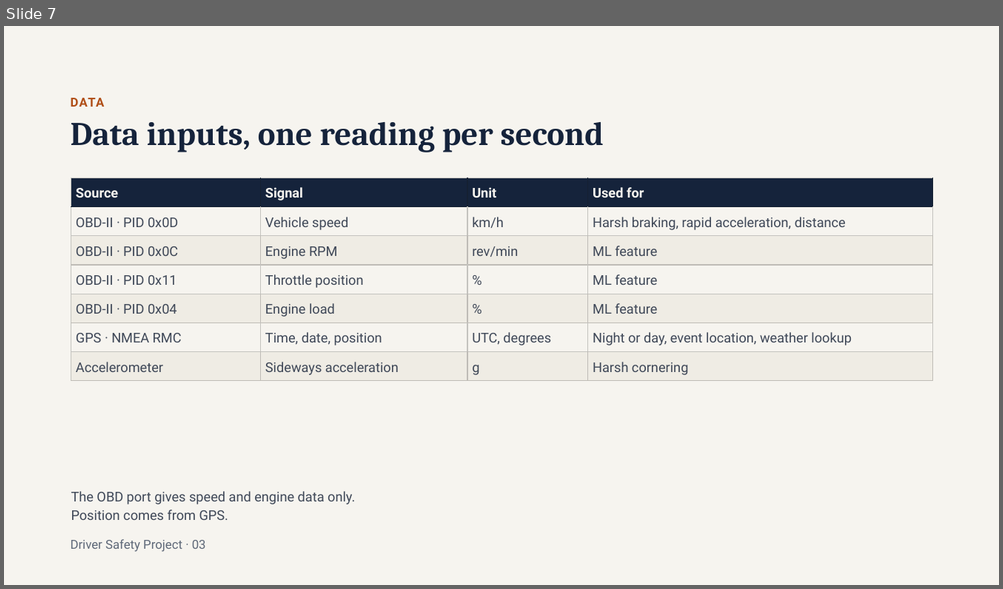
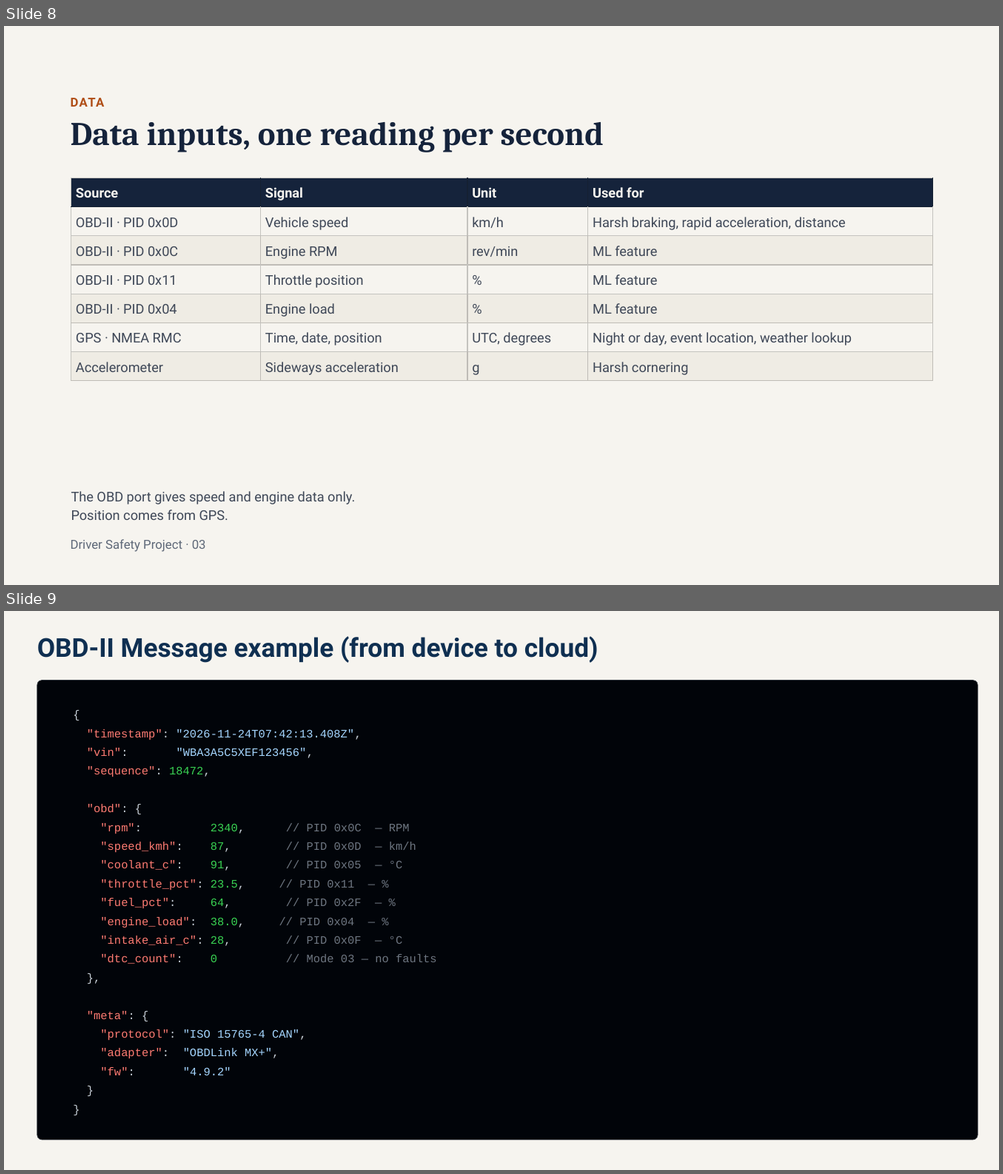
Before and after one commit to Osama-Gamil/Driver-Behaviour-PR, a slide deck: presentation/Driver_Safety_Project_organized.pptx. Shown one above the other, each under a label of ours: slide 7 before the commit, slides 8 and 9 after it. The pictures are 1003x589 and 1003x1174 pixels, drawn with LibreOffice and Linux fonts; fonts in the diff are those of the drawing. Boxes give left, top, right and bottom in pixels: in the first picture for what was removed or moved away, otherwise in the second. Text is boxed around its words. In the diff, an @@ line names an element or a change of style, - is before the commit and + after.

```diff
--- a/presentation/Driver_Safety_Project_organized.pptx
+++ b/presentation/Driver_Safety_Project_organized.pptx
@@ slide 9 added at (4,611,999,1170), background #F6F4EF @@
@@ title added at (37,636,598,663), 25.2 pt, text #102F51, bold @@
+OBD-II Message example (from device to cloud)
@@ rounded rectangle added at (37,681,977,1140), fill #010409, outline #30363D 0.5 pt @@
@@ text added at (87,729,437,1076), 11 pt, text #FF7B72 @@
+{
+"timestamp": "2026-11-24T07:42:13.408Z",
+"vin": "WBA3A5C5XEF123456",
+"sequence": 18472,
+"obd": {
+"rpm": 2340, // PID 0x0C — RPM
+"speed_kmh": 87, // PID 0x0D — km/h
+"coolant_c": 91, // PID 0x05 — °C
+"throttle_pct": 23.5, // PID 0x11 — %
+"fuel_pct": 64, // PID 0x2F — %
+"engine_load": 38.0, // PID 0x04 — %
+"intake_air_c": 28, // PID 0x0F — °C
+"dtc_count": 0 // Mode 03 — no faults
+},
+"meta": {
+"protocol": "ISO 15765-4 CAN",
+"adapter": "OBDLink MX+",
+"fw": "4.9.2"
+}
+}
@@ what was slide 7 is now slide 8 @@
```
Also in this commit, not shown: 1 slide changed, 3 other slides added, 2 slides removed.
